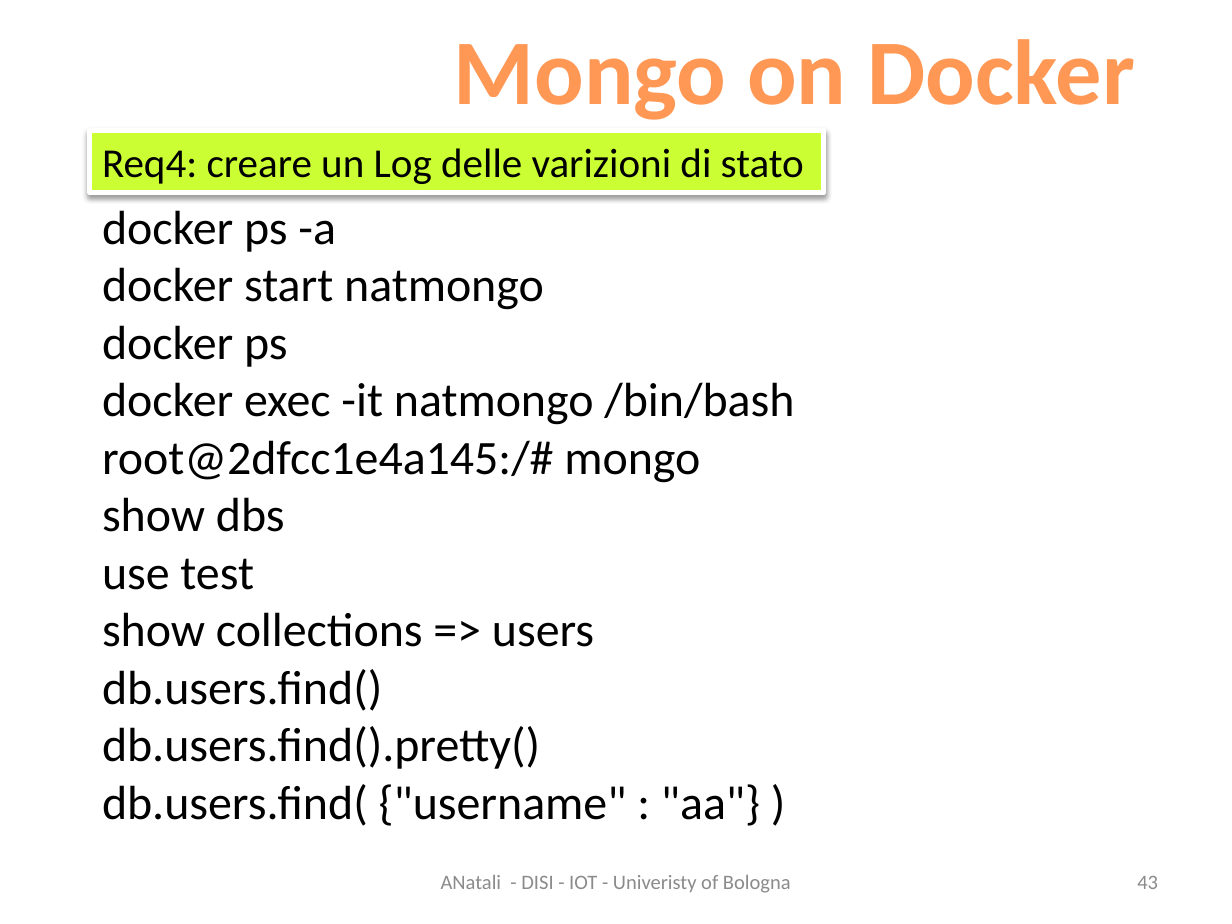
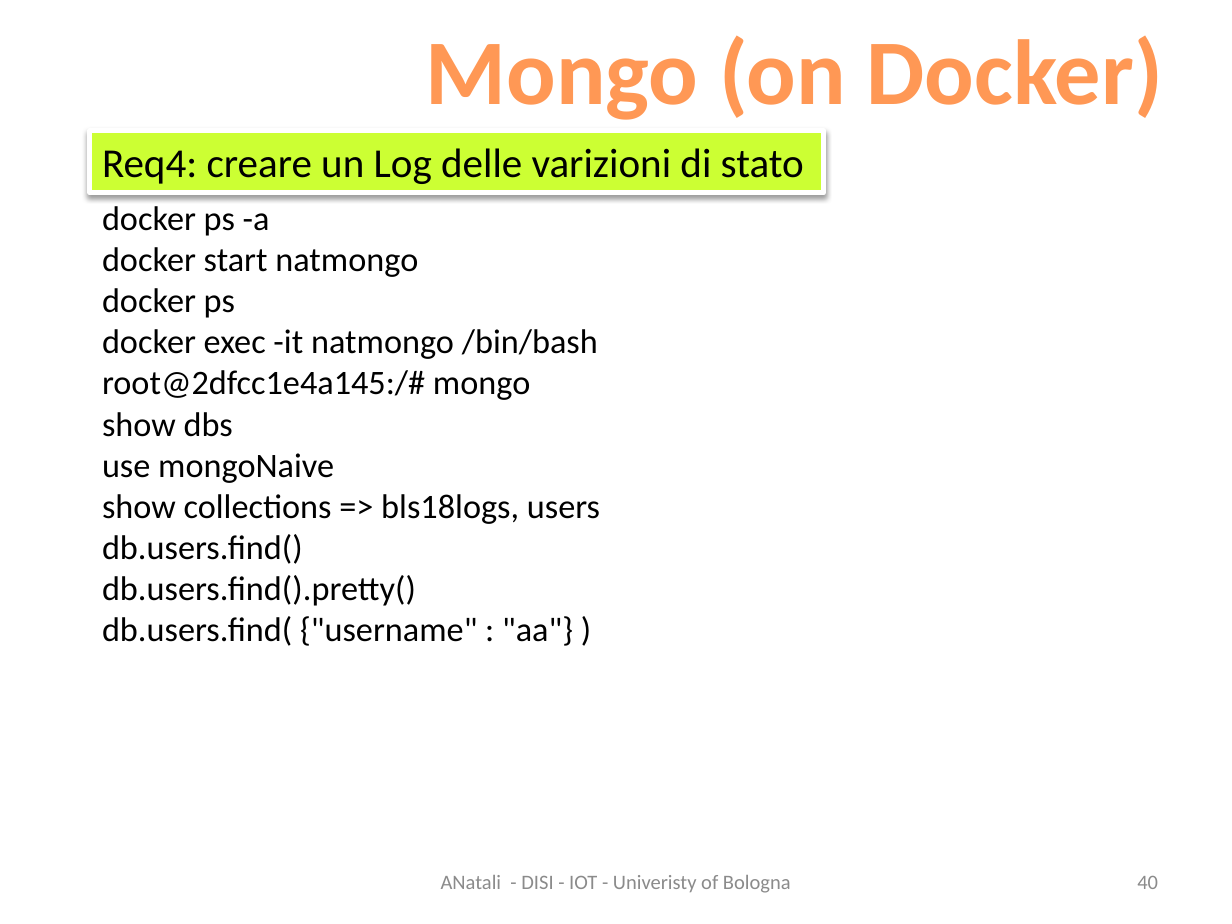
Before and after one commit to MatteoMendula/iss2018Lab, a slide deck: slide 40 of it.unibo.bls18/docs/BLS2018.pptx (slide 43 before the commit). Drawn at 1232x924 pixels with LibreOffice and Linux fonts; fonts in the diff are those of the drawing. Boxes give left, top, right and bottom in pixels: in the first picture for what was removed or moved away, otherwise in the second. Text is boxed around its words. In the diff, an @@ line names an element or a change of style, - is before the commit and + after.

Commit message:
bls18 mongo log

```diff
--- a/it.unibo.bls18/docs/BLS2018.pptx
+++ b/it.unibo.bls18/docs/BLS2018.pptx
@@ text at [426, 35, 1163, 120]: text changed @@
-Mongo on Docker
+Mongo (on Docker)
@@ text at [102, 206, 598, 646]: size 28 to 20 pt in "docker ps -a", "docker start natmongo", "docker ps", "docker exec -it natmongo /bin/bash" and 5 more places @@
@@ text at [102, 453, 600, 524]: text changed; size 28 to 20 pt @@
-use test
-show collections => users
+use mongoNaive
+show collections => bls18logs, users
@@ page number at [1137, 876, 1158, 889]: text changed @@
-43
+40
```
Also in this commit, not shown: 3 other slides changed, 4 other files.
